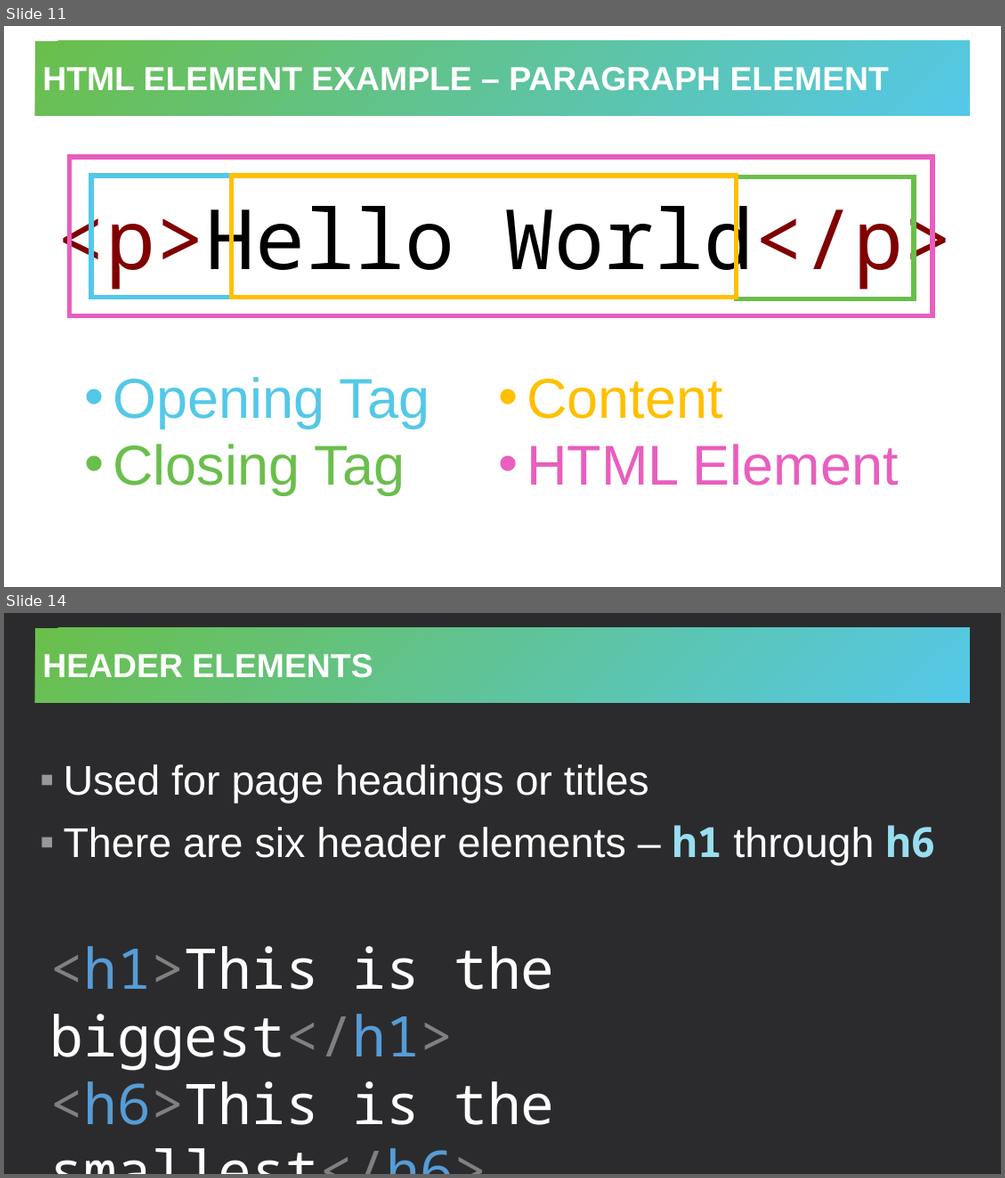
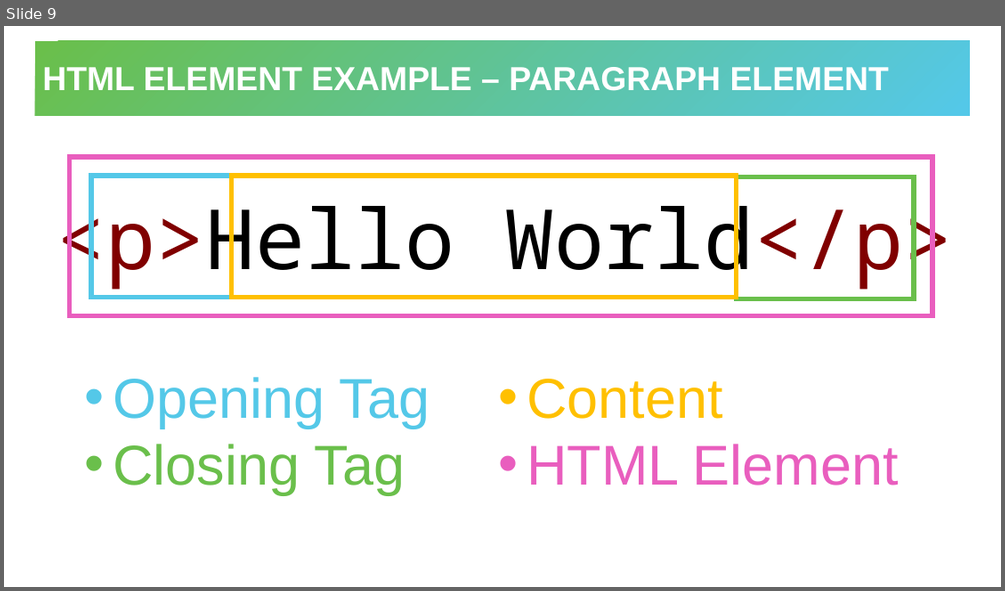
Before and after one commit to hylandtechoutreach/ucs, a slide deck: Session2HtmlIntro/HelloHtml.pptx. Shown one above the other, each under a label of ours: slides 11 and 14 before the commit, slide 9 after it; the slides between them are not shown. The pictures are 1005x1178 and 1005x591 pixels, drawn with LibreOffice and Linux fonts; fonts in the diff are those of the drawing. Boxes give left, top, right and bottom in pixels: in the first picture for what was removed or moved away, otherwise in the second. Text is boxed around its words. In the diff, an @@ line names an element or a change of style, - is before the commit and + after.

```diff
--- a/Session2HtmlIntro/HelloHtml.pptx
+++ b/Session2HtmlIntro/HelloHtml.pptx
@@ slide 14 removed at (4, 613, 1001, 1174), background #2B2B2D @@
@@ title removed at (35, 628, 971, 703) @@
-HEADER ELEMENTS
@@ text removed at (64, 764, 936, 866) @@
-▪ Used for page headings or titles
-▪ There are six header elements – h1 through h6
@@ text removed at (50, 946, 554, 1125) @@
-<h1>This is the biggest</h1>
-<h6>This is the smallest</h6>
@@ what was slide 11 is now slide 9 @@
```
Also in this commit, not shown: 3 slides changed, 4 other slides removed.
